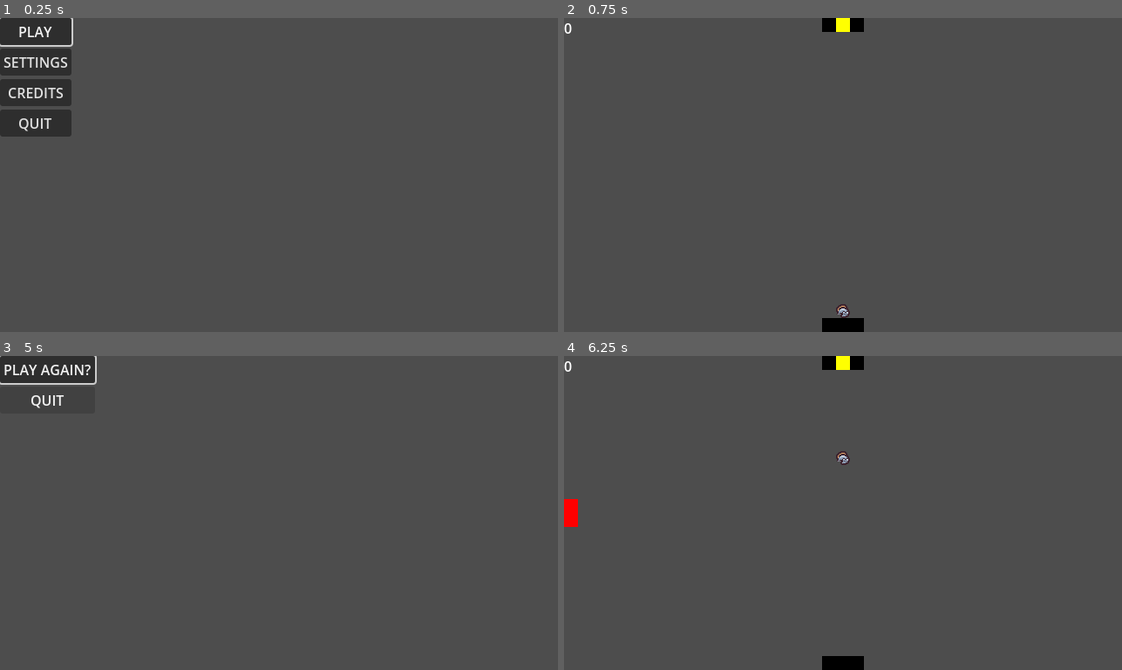
Above: before the commit, frames 1-4 (two rows, left to right).
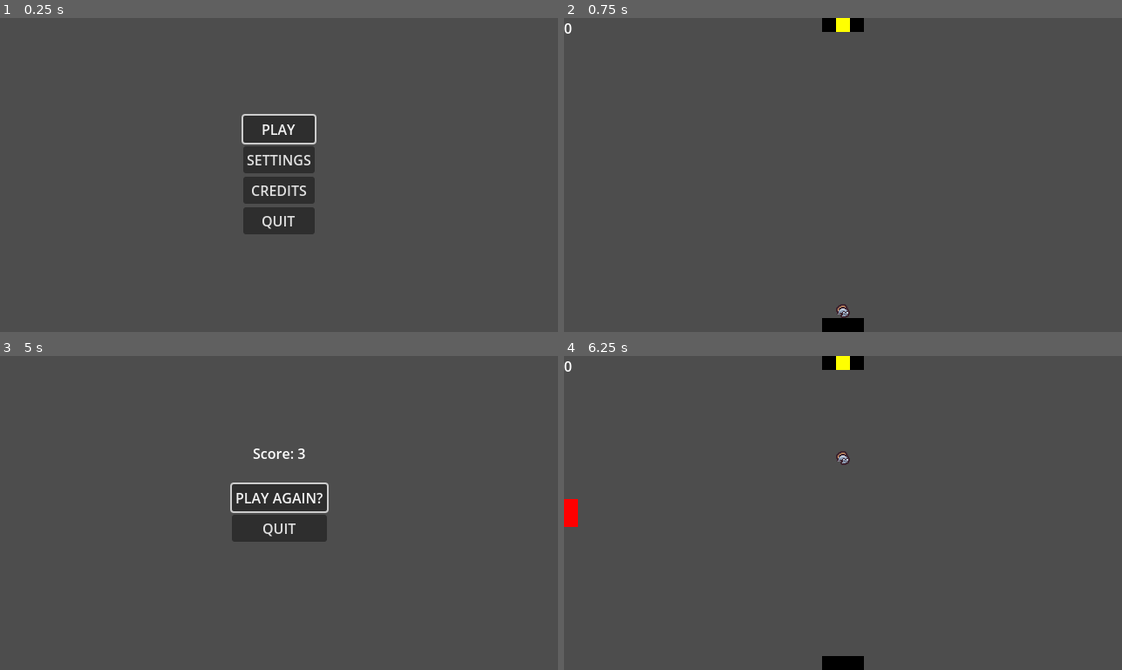
Above: after the commit, the same moments.

Repository: SpoopCats/FiniteStateMachine
Game: Godot game, scene res://scenes/UI/start_menu/start_menu.tscn
The game is run twice, just before and just after one commit, with the same random seed, the same clock (stepped at 60 frames per second) and the same inputs.
Inputs:
- Up to frame 1 (0.25 s): no input
- Up to frame 2 (0.75 s): click "PLAY" at 0.5 s
- Up to frame 3 (5 s): tap Enter (ui_accept) at 1.25, 1.52, 2.27, 3.77, 4.52 s
- Up to frame 4 (6.25 s): click "PLAY AGAIN?" at 5 s; tap Enter (ui_accept) at 5.75, 6.02 s

The runs differ from the first frame. In frame 1, 8.9% of the frame differs, in the area x 0-57%, y 0-69%; in frame 2, nothing differs; in frame 3, 4.9%; in frame 4, nothing differs.

Commit message:
Score display on game over screen
Added ScoreTracker.tscn autoload scene to track the score of the game and display it on the Game Over menu. It could possibly be used for high score tracking? I don't know how to do that yet.

Diff:
--- a/project.godot
+++ b/project.godot
@@ -17,12 +17,12 @@
 [autoload]
 
 GameEvents="*res://scenes/autoload/game_events.tscn"
+ScoreTracker="*res://scenes/autoload/score_tracker.tscn"
 
 [display]
 
 window/size/viewport_width=640
 window/size/viewport_height=360
-window/size/mode=3
 window/stretch/mode="viewport"
 
 [global_group]
--- a/scenes/UI/game_over_menu/game_over_menu.tscn
+++ b/scenes/UI/game_over_menu/game_over_menu.tscn
@@ -1,6 +1,7 @@
-[gd_scene load_steps=2 format=3 uid="uid://4pbbpdmw12o7"]
+[gd_scene load_steps=3 format=3 uid="uid://4pbbpdmw12o7"]
 
 [ext_resource type="Script" path="res://scenes/UI/game_over_menu/game_over_menu.gd" id="1_d3v8l"]
+[ext_resource type="Script" path="res://scenes/UI/game_over_menu/score_label.gd" id="2_fauem"]
 
 [node name="GameOverMenu" type="Control"]
 layout_mode = 3
@@ -12,9 +13,18 @@
 script = ExtResource("1_d3v8l")
 
 [node name="MarginContainer" type="MarginContainer" parent="."]
-layout_mode = 0
-offset_right = 40.0
-offset_bottom = 40.0
+layout_mode = 1
+anchors_preset = 8
+anchor_left = 0.5
+anchor_top = 0.5
+anchor_right = 0.5
+anchor_bottom = 0.5
+offset_left = -54.5
+offset_top = -33.0
+offset_right = 54.5
+offset_bottom = 33.0
+grow_horizontal = 2
+grow_vertical = 2
 
 [node name="VBoxContainer" type="VBoxContainer" parent="MarginContainer"]
 layout_mode = 2
@@ -27,5 +37,22 @@
 layout_mode = 2
 text = "QUIT"
 
+[node name="MarginContainer2" type="MarginContainer" parent="."]
+layout_mode = 1
+anchors_preset = 5
+anchor_left = 0.5
+anchor_right = 0.5
+offset_left = -20.0
+offset_right = 20.0
+offset_bottom = 40.0
+grow_horizontal = 2
+theme_override_constants/margin_top = 100
+
+[node name="ScoreLabel" type="Label" parent="MarginContainer2"]
+layout_mode = 2
+size_flags_horizontal = 4
+text = "Score Displayed"
+script = ExtResource("2_fauem")
+
 [connection signal="pressed" from="MarginContainer/VBoxContainer/PlayAgain" to="." method="_on_play_again_pressed"]
 [connection signal="pressed" from="MarginContainer/VBoxContainer/Quit" to="." method="_on_quit_pressed"]
--- /dev/null
+++ b/scenes/UI/game_over_menu/score_label.gd
@@ -0,0 +1,6 @@
+extends Label
+
+
+# Called when the node enters the scene tree for the first time.
+func _ready() -> void:
+	text = 'Score: ' + str(ScoreTracker.current_score)
--- a/scenes/UI/label.gd
+++ b/scenes/UI/score_display/score_counter.gd
@@ -11,3 +11,4 @@
 func _on_score_increase(score_amt: int):
 	score += score_amt
 	text = str(score)
+	ScoreTracker.current_score = score
--- a/scenes/UI/score_counter.tscn
+++ b/scenes/UI/score_display/score_counter.tscn
@@ -1,6 +1,6 @@
 [gd_scene load_steps=2 format=3 uid="uid://cyfii8hf534ly"]
 
-[ext_resource type="Script" path="res://scenes/UI/label.gd" id="1_ul7em"]
+[ext_resource type="Script" path="res://scenes/UI/score_display/score_counter.gd" id="1_ul7em"]
 
 [node name="ScoreCounter" type="Label"]
 offset_right = 40.0
--- a/scenes/UI/start_menu/start_menu.tscn
+++ b/scenes/UI/start_menu/start_menu.tscn
@@ -12,9 +12,18 @@
 script = ExtResource("1_vbvoa")
 
 [node name="MarginContainer" type="MarginContainer" parent="."]
-layout_mode = 0
-offset_right = 40.0
-offset_bottom = 40.0
+layout_mode = 1
+anchors_preset = 8
+anchor_left = 0.5
+anchor_top = 0.5
+anchor_right = 0.5
+anchor_bottom = 0.5
+offset_left = -41.0
+offset_top = -68.0
+offset_right = 41.0
+offset_bottom = 68.0
+grow_horizontal = 2
+grow_vertical = 2
 
 [node name="VBoxContainer" type="VBoxContainer" parent="MarginContainer"]
 layout_mode = 2
--- /dev/null
+++ b/scenes/autoload/score_tracker.gd
@@ -0,0 +1,4 @@
+extends Node
+
+
+var current_score: int
--- /dev/null
+++ b/scenes/autoload/score_tracker.tscn
@@ -0,0 +1,6 @@
+[gd_scene load_steps=2 format=3 uid="uid://dh0wnf8yex5v4"]
+
+[ext_resource type="Script" path="res://scenes/autoload/score_tracker.gd" id="1_4j2w1"]
+
+[node name="ScoreTracker" type="Node"]
+script = ExtResource("1_4j2w1")
--- a/scenes/main.tscn
+++ b/scenes/main.tscn
@@ -6,7 +6,7 @@
 [ext_resource type="PackedScene" uid="uid://dusjs4acn2owf" path="res://scenes/managers/food_manager.tscn" id="2_ljjo4"]
 [ext_resource type="PackedScene" uid="uid://cy5udr3a1n467" path="res://scenes/game_objects/player/player.tscn" id="2_t7qp4"]
 [ext_resource type="PackedScene" uid="uid://b53ft8643ldn" path="res://scenes/managers/score_bonus_manager.tscn" id="3_xeayt"]
-[ext_resource type="PackedScene" uid="uid://cyfii8hf534ly" path="res://scenes/UI/score_counter.tscn" id="4_whcrg"]
+[ext_resource type="PackedScene" uid="uid://cyfii8hf534ly" path="res://scenes/UI/score_display/score_counter.tscn" id="4_whcrg"]
 
 [node name="Main" type="Node2D" groups=["game"]]
 
